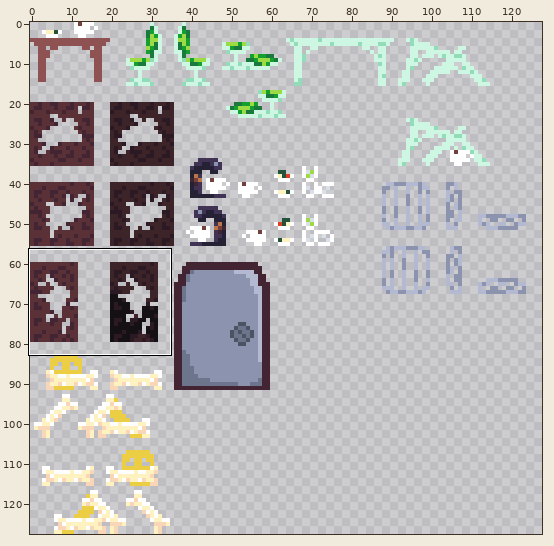
Two versions of one sprite sheet, assets/tilesets/furniture_tileset.png. Above: a wide view before the commit, with the close-up outlined.
Close-up. Earlier state:
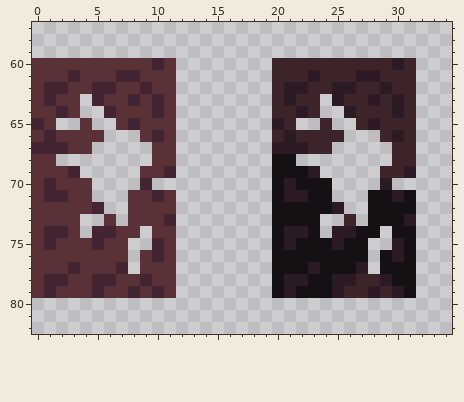
The file is 128x128 pixels. Shown: x 0..34, y 57..82.
The result:
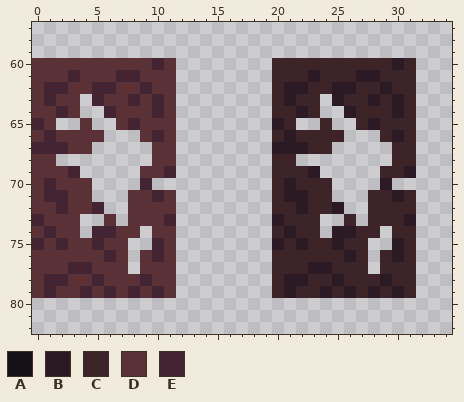
Palette (. is transparent): A #141013  B #2b1a23  C #3c2428  D #5b3138  E #422433
Changes in this commit:
y 68: x 20..21 AA -> CC
y 69: x 20..22 AAA -> CCC
y 70: x 20 A -> C; x 22..24 AAA -> CCC
y 71: x 20 A -> C; x 23..24 AA -> CC; x 28..29 AA -> CC; x 31 A -> C
y 72: x 2 D -> E; x 20..24 AAAAA -> CCBCC; x 28..31 AAAA -> CCCC
y 73: x 0 D -> E; x 20..23 AAAA -> BCCC; x 28..30 AAA -> CCC
y 74: x 2 E -> D; x 20 A -> C; x 22..23 BA -> CC; x 27..28 AA -> CC; x 30..31 AA -> CC
y 75: x 0..2 DED -> EDE; x 20..24 ABAAA -> BCBCC; x 26..27 AA -> CC; x 31 A -> C
y 76: x 6 D -> E; x 20..27 AAAAAAAA -> CCCCCCBC; x 29 A -> C; x 31 A -> C
y 77: x 4 D -> E; x 7 E -> D; x 20..22 AAA -> CCC; x 24..27 AAAB -> BCCC; x 29..31 AAA -> CCC
y 78: x 6 E -> D; x 20 A -> C; x 23..24 AA -> CC; x 26 B -> C; x 30..31 AA -> CC
y 79: x 4..6 DED -> EDE; x 20 A -> C; x 22..26 AAABC -> CCBCB; x 31 A -> C
Pixel boxes of the changes (left, top, right, bottom) in both close-ups:
changed: (272, 154, 416, 298)
changed: (32, 202, 128, 298)
